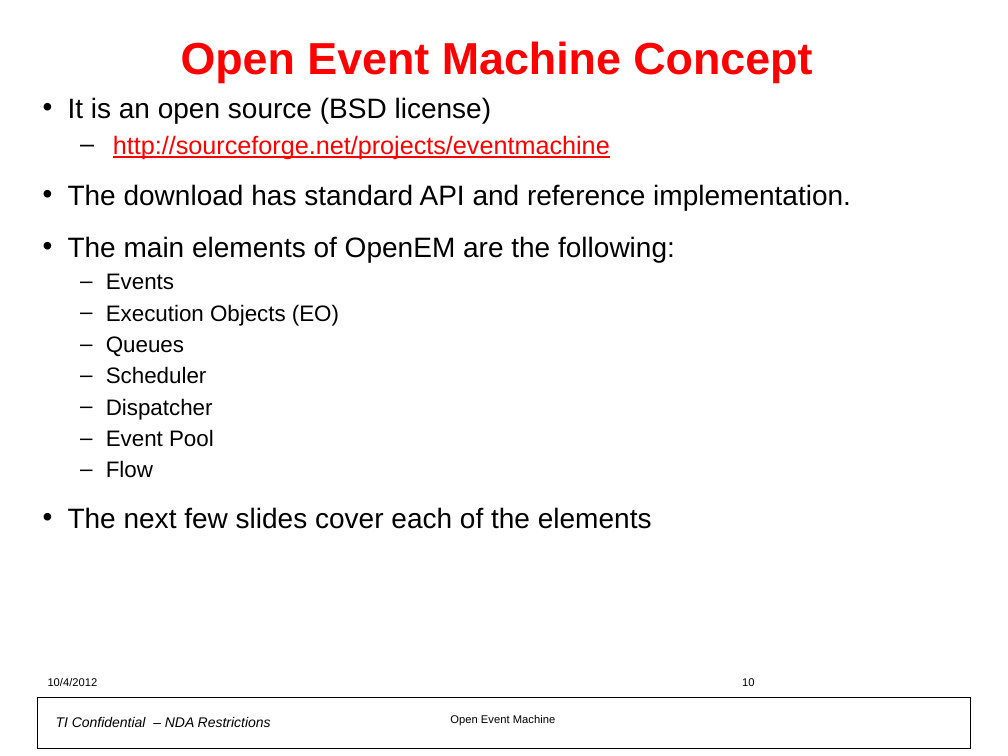
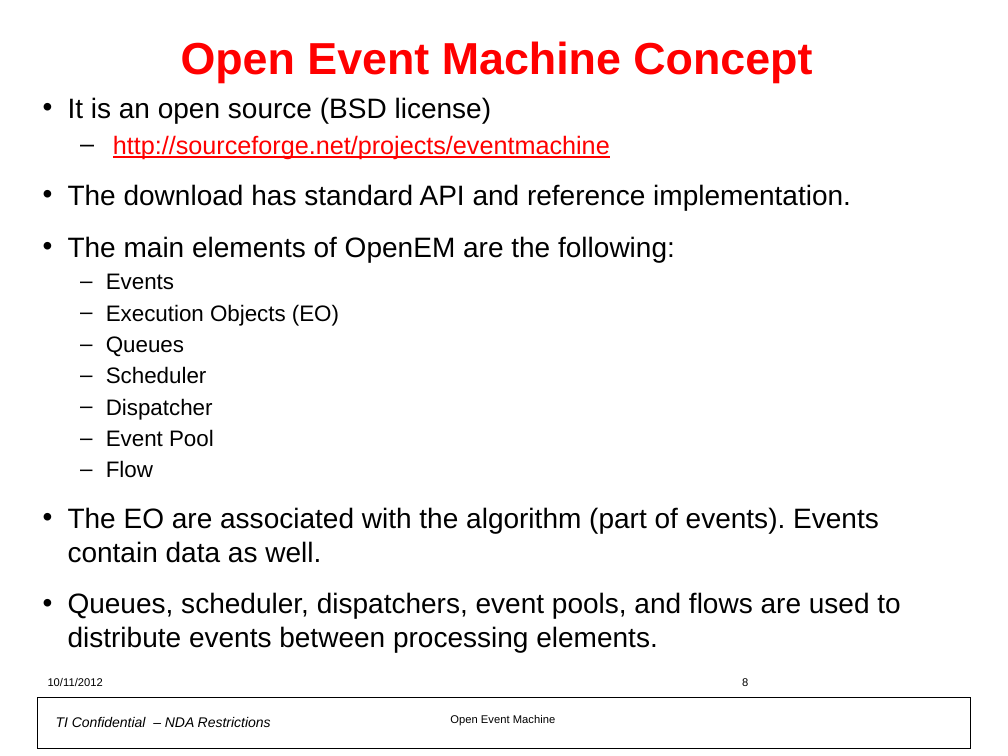
Before and after one commit to hari1989/keystone-workshop, a slide deck: slide 8 of preliminary/Open Event Machine.pptx (slide 10 before the commit). Drawn at 1008x756 pixels with LibreOffice and Linux fonts; fonts in the diff are those of the drawing; background and template pictures are left out. Boxes give left, top, right and bottom in pixels: in the first picture for what was removed or moved away, otherwise in the second. Text is boxed around its words. In the diff, an @@ line names an element or a change of style, - is before the commit and + after.

```diff
--- a/preliminary/Open Event Machine.pptx
+++ b/preliminary/Open Event Machine.pptx
@@ text at (68,507,900,652): text changed @@
-• The next few slides cover each of the elements
+• The EO are associated with the algorithm (part of events). Events contain data as well.
+• Queues, scheduler, dispatchers, event pools, and flows are used to distribute events between processing elements.
@@ text at (48,678,103,686): text changed @@
-10/4/2012
+10/11/2012
@@ page number at (742,678,748,686): text changed @@
-10
+8
```
Also in this commit, not shown: 43 other slides changed, 7 slides added, 6 slides removed.
